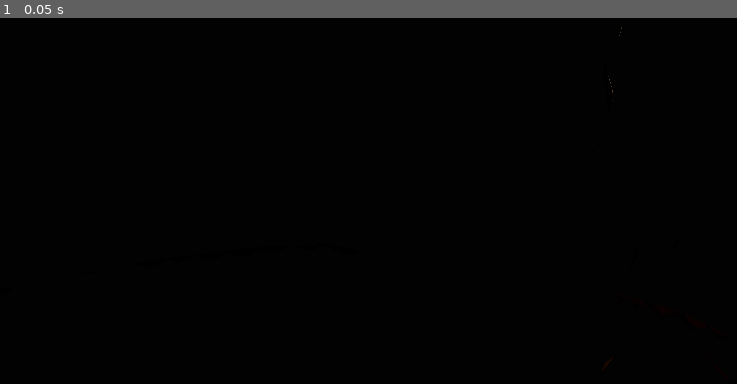
Above: before the commit, frame 1.
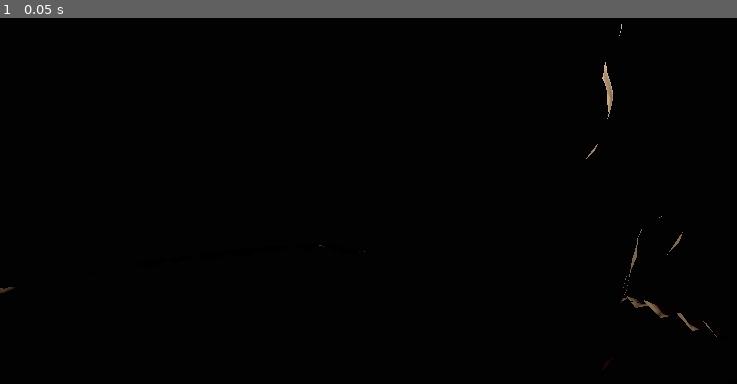
Above: after the commit, the same moment.

Repository: devantler-tech/world-at-ruin
Game: Godot game, scene res://scenes/cave.tscn
Two runs of this game, one before a commit and one after it. Both use one fixed random seed, a clock stepped at 60 frames per second and the inputs below. This scene is started directly instead of the project's main scene.
Inputs:
- Up to frame 1 (0.05 s): no input

The runs differ from the first frame. In frame 1, 0.3% of the frame differs, in the area x 0-98%, y 1-88%.

Commit message:
fix(artgen): point the entrance light INTO the mouth
Rendered a real frame of the taste-gate scene (the user-evaluation step)
and it was pitch black: the DirectionalLight's -Z pointed +X — away from
the cave — so no sunlight entered the mouth and only the embers registered.
The light now points (-0.88,-0.37,-0.30), through the mouth onto the
chamber; a re-render shows the mouth rim and inner wall catching warm
light.

Diff:
--- a/client/scenes/cave.tscn
+++ b/client/scenes/cave.tscn
@@ -25,7 +25,7 @@
 radius = 8.0
 
 [node name="EntranceLight" type="DirectionalLight3D" parent="."]
-transform = Transform3D(0.34, 0.35, -0.87, 0.0, 0.93, 0.37, 0.94, -0.13, 0.32, 12.0, 3.0, 0.0)
+transform = Transform3D(0.323, -0.35, 0.88, 0.0, 0.929, 0.37, -0.946, -0.119, 0.3, 12.0, 3.0, 0.0)
 light_color = Color(1.0, 0.85, 0.65, 1)
 light_energy = 1.6
 shadow_enabled = true
